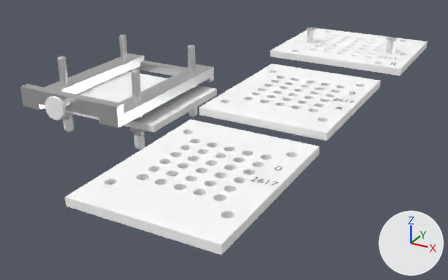
A saved change to the glTF model assets/Kapselfuellgeraet.gltf.
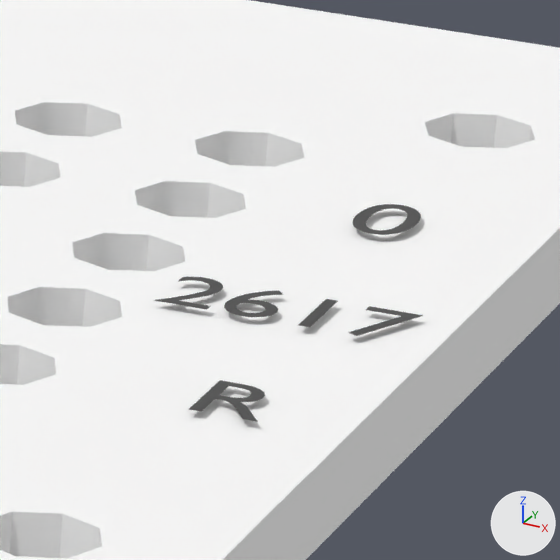
The first picture shows the older version from a 50 mm camera at (0.338, -0.431, 0.181) aimed at (0.104, -0.006, -0.032). The close-ups show both versions on the part from 71% to 82% of the width and 27% to 44% of the height of that picture; other places that the commit changed are outside them. Every picture has the same lights, and +X, +Y and +Z are marked at lower right. Where no turn or scale is listed for an object, it has been applied to the vertices. Vertices at the same position are counted once.

The first close-up shows 'B_0', 'B_2617', 'B_R', 'Lochplatte_B'.
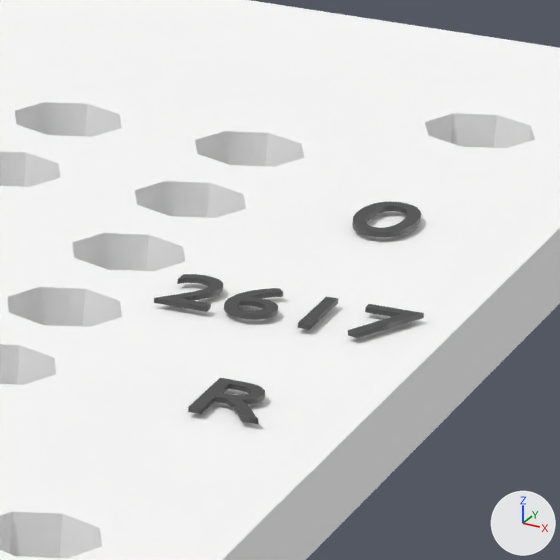
Changed parts and their boxes (x1, y1, x2, y2) in the close-ups (560 x 560 px):
'B_2617', reshaped (8% taller)
    before: (155, 277, 423, 336)
    after: (154, 274, 424, 338)
'B_R', reshaped (9% taller)
    before: (189, 380, 265, 422)
    after: (188, 378, 265, 424)
'B_0', reshaped (12% taller)
    before: (352, 204, 421, 235)
    after: (352, 202, 421, 237)
part 2 of me_text_013, added
    after: (297, 296, 338, 330)
part 3 of me_text_013, rebuilt (18% taller)
    before: (224, 290, 283, 317)
    after: (224, 288, 283, 320)
part 4 of me_text_013, rebuilt (18% taller)
    before: (155, 277, 223, 309)
    after: (154, 274, 223, 312)
part 5 of me_text_013, rebuilt (13% taller)
    before: (348, 306, 423, 336)
    after: (348, 304, 424, 338)
part 6 of me_text_013, deleted
    before: (299, 299, 338, 327)

The change in detail:
me_text_012 is used by ob_b_0; location (0.1991, 0.0247, 0.0171).
me_text_012 had 96 vertices, 96 faces and spanned x 0.00028..0.00444, y -0.00009..0.00653, z 0.0.
me_text_012 now has 192 vertices, 384 faces and spans x 0.00028..0.00444, y -0.00009..0.00653, z -0.00019..0.00019.
me_text_012 part 1: the whole mesh is rebuilt.
me_text_013 is used by ob_b_2617; location (0.19288, 0.00512, 0.0171).
me_text_013 had 220 vertices, 214 faces and spanned x 0.0003..0.0167, y -0.0001..0.0058, z 0.0.
me_text_013 now has 440 vertices, 868 faces and spans x 0.0003..0.0167, y -0.0001..0.0058, z -0.0002..0.0002.
me_text_013 part 2: a new loose piece, a box spanning x 0.01007..0.01089, y 0.0..0.00571, z -0.00017..0.00017, in mat_text (dark grey #4c4c4c).
me_text_013 part 3: the loose piece of 121 vertices spanning x 0.0046..0.0081, y -0.0001..0.0058, z 0.0 is rebuilt with 242 vertices and now spans x 0.0046..0.0081, y -0.0001..0.0058, z -0.0002..0.0002.
me_text_013 part 4: the loose piece of 89 vertices spanning x 0.0003..0.0039, y 0.0..0.0058, z 0.0 is rebuilt with 178 vertices and now spans x 0.0003..0.0039, y 0.0..0.0058, z -0.0002..0.0002.
me_text_013 part 5: the loose piece of 6 vertices spanning x 0.013..0.0167, y -0.0001..0.0057, z 0.0 is rebuilt with 12 vertices and now spans x 0.013..0.0167, y -0.0001..0.0057, z -0.0002..0.0002.
me_text_013 part 6: the loose piece of 4 vertices spanning x 0.0101..0.0109, y 0.0..0.0057, z 0.0 is deleted.
me_text_014 is used by ob_b_r; location (0.20125, -0.01295, 0.0171).
me_text_014 had 94 vertices, 94 faces and spanned x 0.00067..0.00526, y 0.0..0.00594, z 0.0.
me_text_014 now has 188 vertices, 376 faces and spans x 0.00067..0.00526, y 0.0..0.00594, z -0.00017..0.00017.
me_text_014 part 7: the whole mesh is rebuilt.
